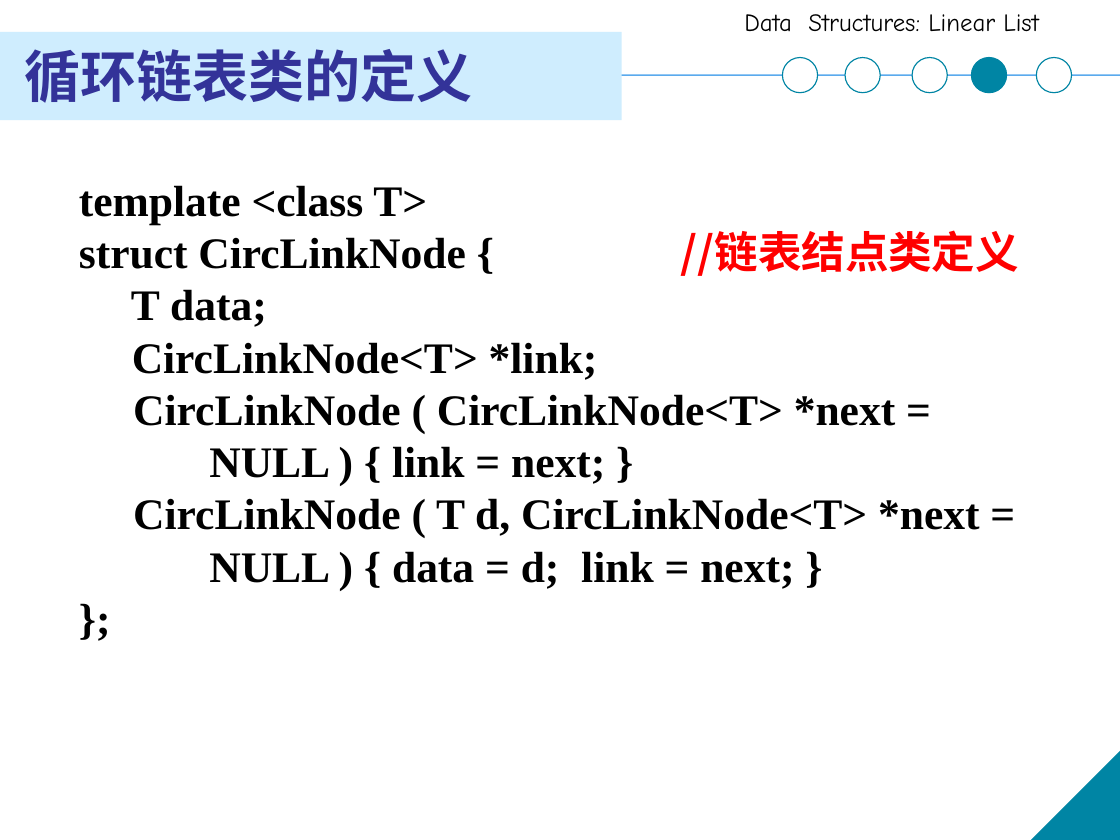
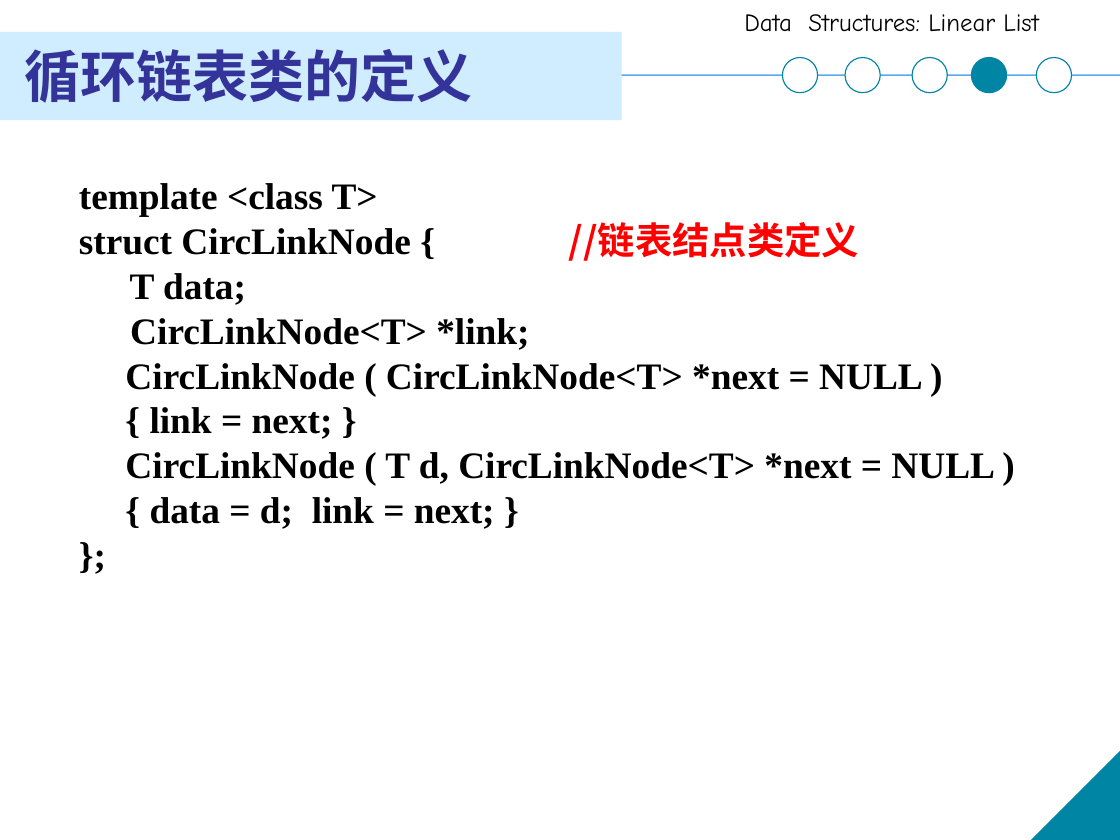
Before and after one commit to XinweiJiang/xinweijiang.github.io, a slide deck: slide 79 of course/ds-a/ds-a-ch2.pptx. Drawn at 1120x840 pixels with LibreOffice and Linux fonts; fonts in the diff are those of the drawing. Boxes give left, top, right and bottom in pixels: in the first picture for what was removed or moved away, otherwise in the second. Text is boxed around its words. In the diff, an @@ line names an element or a change of style, - is before the commit and + after.

Commit message:
11

```diff
--- a/course/ds-a/ds-a-ch2.pptx
+++ b/course/ds-a/ds-a-ch2.pptx
@@ text at <box>79,183,859,350</box>: size 28 to 24 pt in "template <class T>", "struct CircLinkNode { //链表结点类定义", "T data;", "CircLinkNode<T> *link;" and 1 more places @@
@@ text at <box>125,363,995,529</box>: text changed; size 28 to 24 pt @@
-CircLinkNode ( CircLinkNode<T> *next =
-NULL ) { link = next; }
-CircLinkNode ( T d, CircLinkNode<T> *next =
-NULL ) { data = d; link = next; }
+CircLinkNode ( CircLinkNode<T> *next = NULL )
+{ link = next; }
+CircLinkNode ( T d, CircLinkNode<T> *next = NULL )
+{ data = d; link = next; }
```
Also in this commit, not shown: 17 other slides changed.
